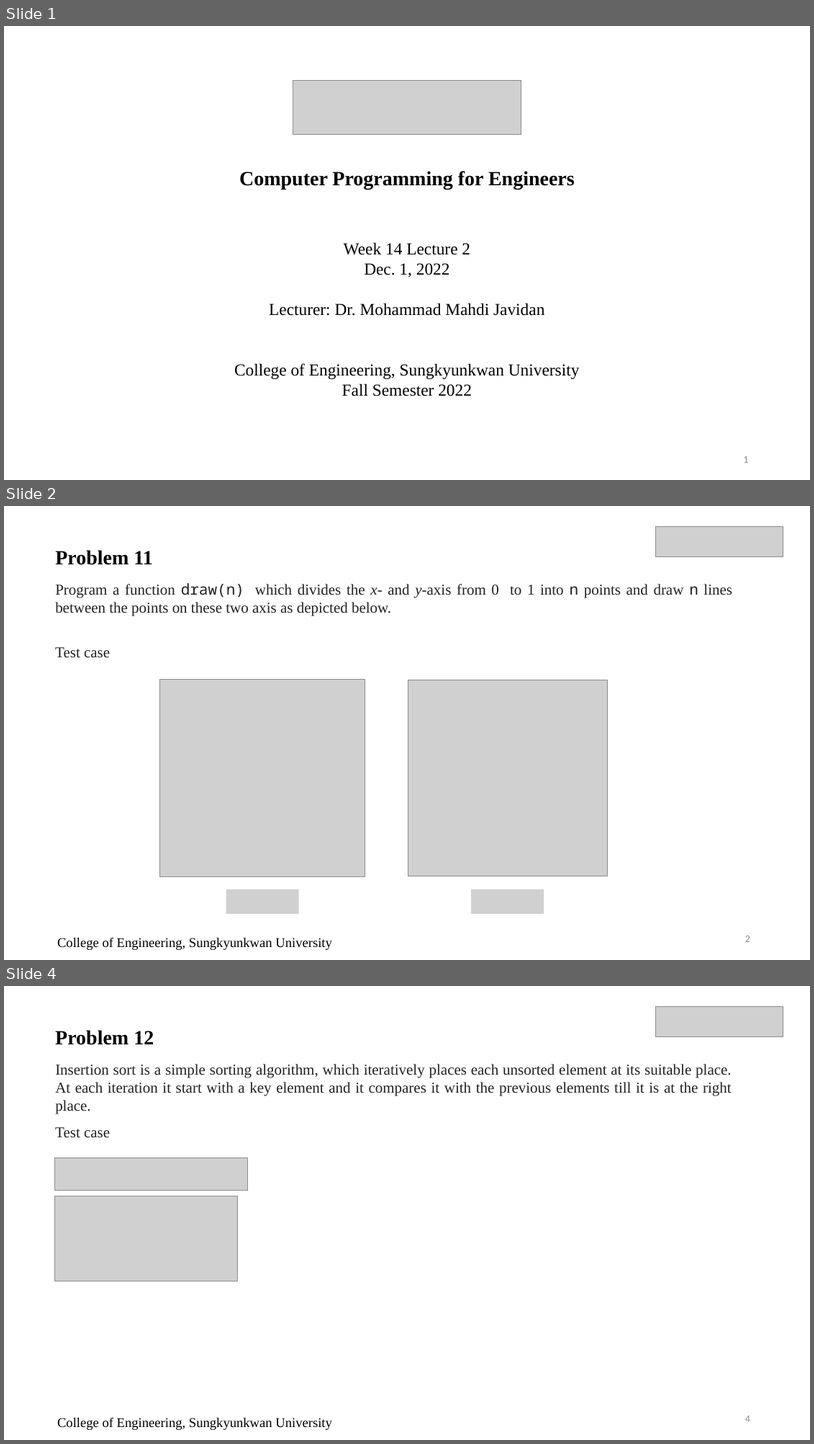
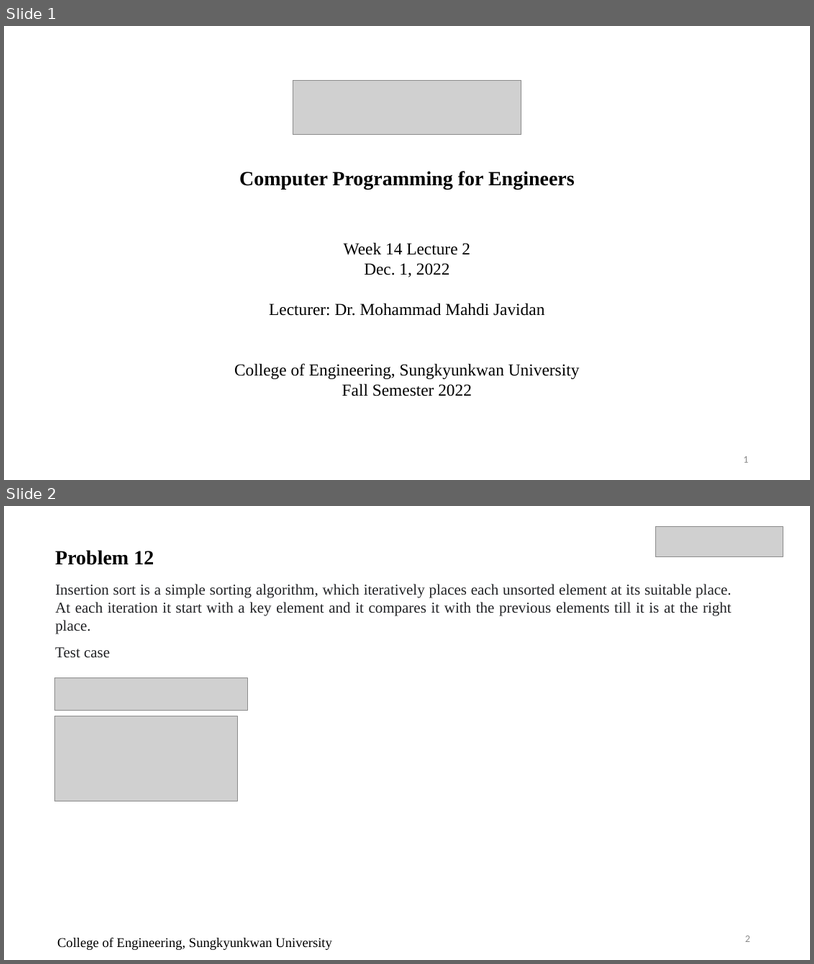
Before and after one commit to yoponchik/Computer-Programming-For-Engineers, a slide deck: PPT Slides/Week_14_Lecture_2 (solving example problems).pptx. Shown one above the other, each under a label of ours: slides 1, 2 and 4 before the commit, slides 1 and 2 after it; the slides between them are not shown. The pictures are 814x1444 and 814x964 pixels, drawn with LibreOffice and Linux fonts; fonts in the diff are those of the drawing; grey boxes stand for pictures. Boxes give left, top, right and bottom in pixels: in the first picture for what was removed or moved away, otherwise in the second. Text is boxed around its words. In the diff, an @@ line names an element or a change of style, - is before the commit and + after.

```diff
--- a/PPT Slides/Week_14_Lecture_2 (solving example problems).pptx
+++ b/PPT Slides/Week_14_Lecture_2 (solving example problems).pptx
@@ slide 2 removed at (4,506,810,960), background #FFFFFF @@
@@ picture removed at (656,527,783,557) @@
@@ text removed at (55,550,152,565) @@
-Problem 11
@@ text removed at (55,583,733,616) @@
-Program a function draw(n) which divides the x- and y-axis from 0 to 1 into n points and draw n lines between the points on these two axis as depicted below.
@@ text removed at (55,647,110,658) @@
-Test case
@@ picture removed at (160,679,365,876) @@
@@ picture removed at (408,680,608,875) @@
@@ picture removed at (226,889,298,913) @@
@@ picture removed at (471,889,544,913) @@
@@ text removed at (57,937,332,950) @@
-College of Engineering, Sungkyunkwan University
@@ page number removed at (746,935,751,942) @@
-2
@@ what was slide 4 is now slide 2 @@
@@ page number at (746,935,751,942): text changed @@
-4
+2
```
Also in this commit, not shown: 1 slide changed, 1 slide added, 1 other slide removed.
